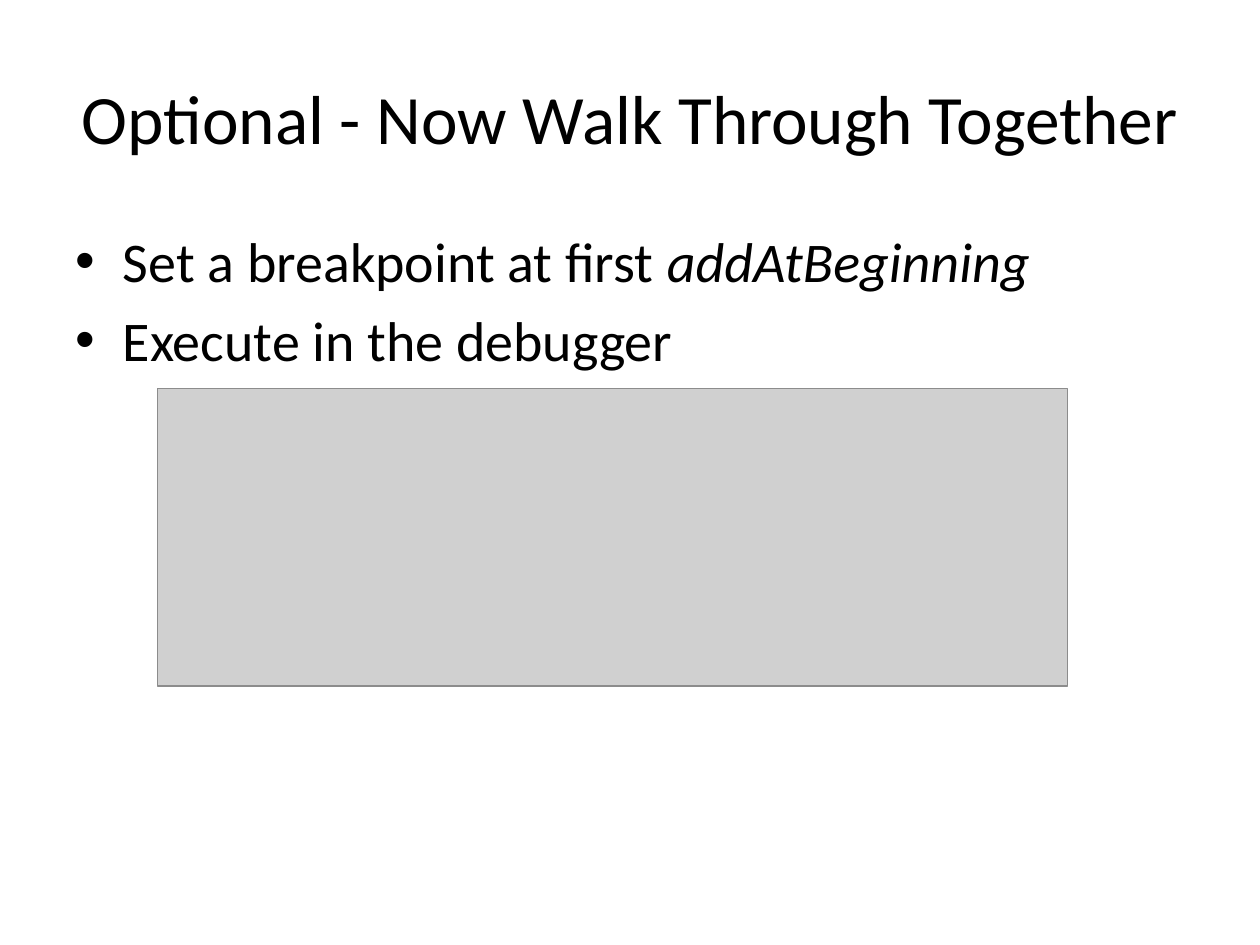
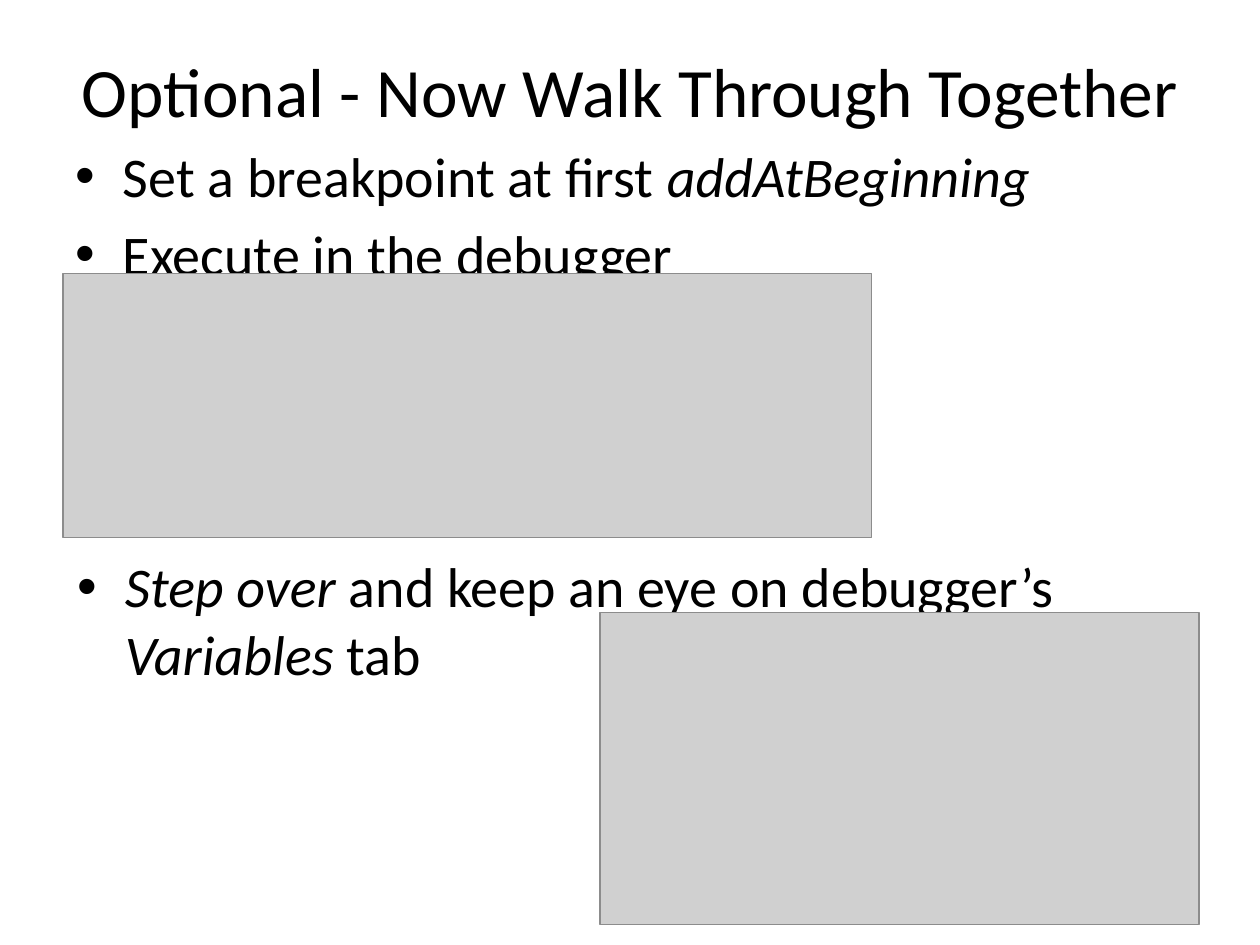
Before and after one commit to RHIT-CSSE/csse220, a slide deck: slide 4 of ClassMaterials/LinkedLists/Slides/LinkedLists.pptx. Drawn at 1260x945 pixels with LibreOffice and Linux fonts; fonts in the diff are those of the drawing; grey boxes stand for pictures. Boxes give left, top, right and bottom in pixels: in the first picture for what was removed or moved away, otherwise in the second. Text is boxed around its words. In the diff, an @@ line names an element or a change of style, - is before the commit and + after.

```diff
--- a/ClassMaterials/LinkedLists/Slides/LinkedLists.pptx
+++ b/ClassMaterials/LinkedLists/Slides/LinkedLists.pptx
@@ title "Optional - Now Walk Through ...": place and size @@
-title "Optional - Now Walk Through ..." at box(82, 96, 1177, 156)
+title "Optional - Now Walk Through ..." at box(82, 69, 1177, 129)
@@ text "Set a breakpoint at first ...": place and size @@
-text "Set a breakpoint at first ..." at box(123, 243, 1030, 371)
+text "Set a breakpoint at first ..." at box(123, 158, 1030, 288)
@@ picture: place and size @@
-picture at box(158, 388, 1067, 685)
+picture at box(63, 273, 872, 538)
@@ text added at box(125, 567, 1053, 676), 32 pt, text #000000 @@
+• Step over and keep an eye on debugger’s Variables tab
@@ picture added at box(600, 612, 1198, 925) @@
```
Also in this commit, not shown: 8 other slides changed, 2 slides added, 22 slides removed.
